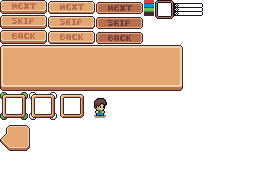
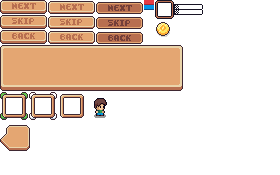
Revision of a layered w=280, h=175 image; what changed, layer by layer:
added layer "Layer 39" above "Layer 36" over [156, 22, 170, 37]
renamed "Layer 6" to "Layer 43", painted on it over [144, 3, 154, 16]
renamed "Layer 3" to "Layer 42", painted on it over [174, 3, 203, 16]
